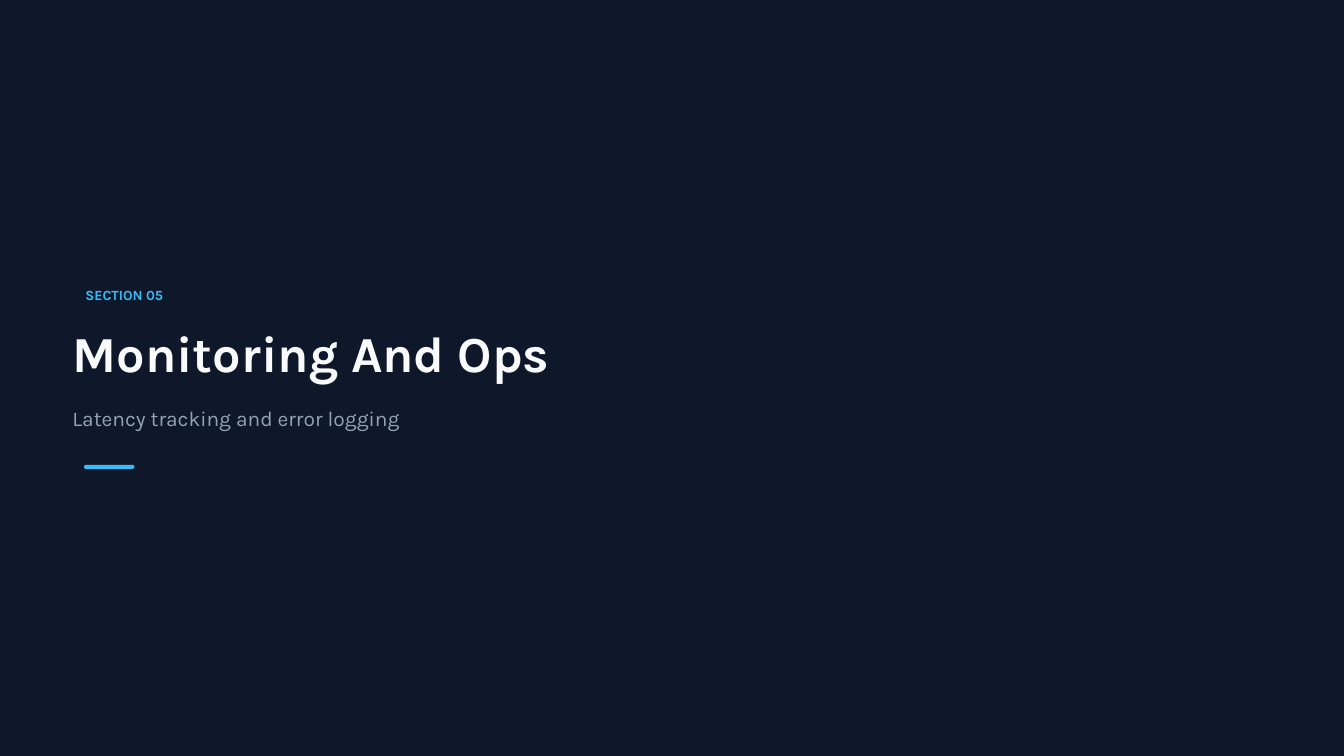
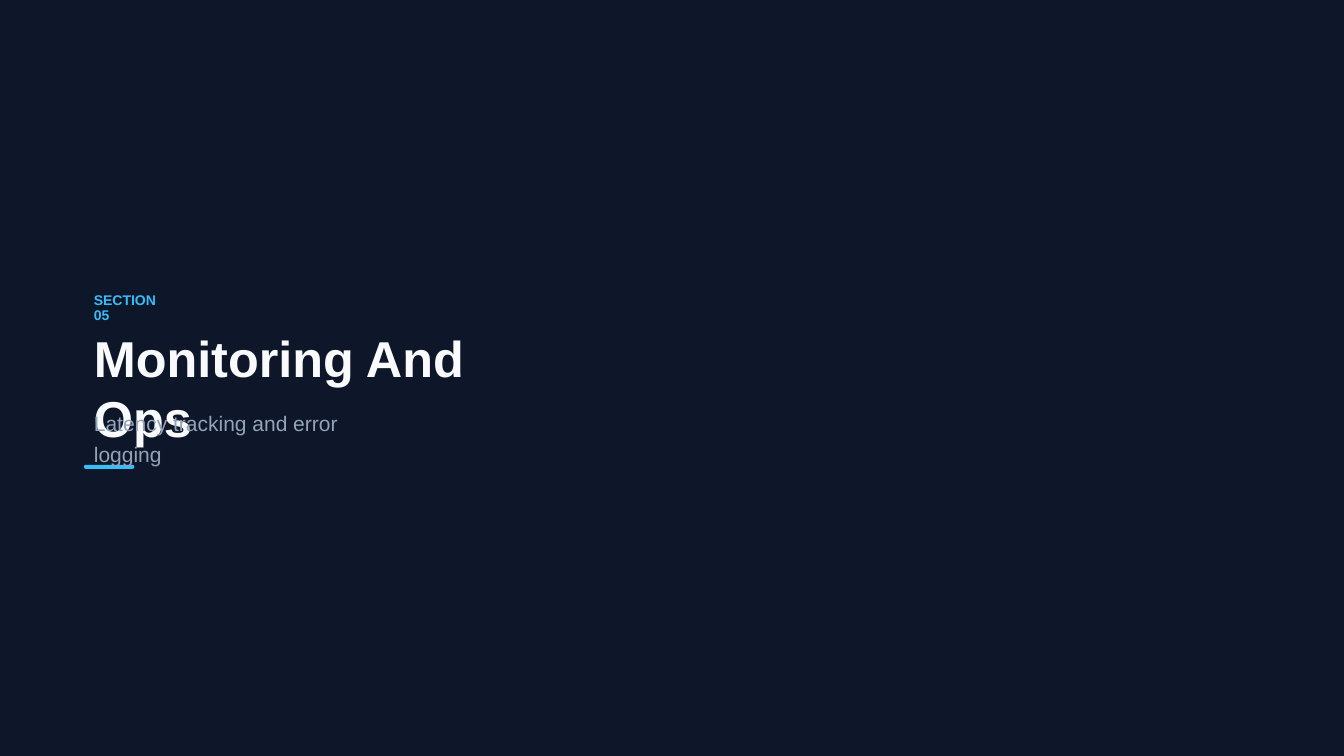
Before and after one commit to zalkimanohar/DataManagement, a slide deck: slide 15 of F1_Data_Management_Slides.ppt (slide 17 before the commit). Drawn at 1344x756 pixels with LibreOffice and Linux fonts; fonts in the diff are those of the drawing. Boxes give left, top, right and bottom in pixels: in the first picture for what was removed or moved away, otherwise in the second. Text is boxed around its words. In the diff, an @@ line names an element or a change of style, - is before the commit and + after.

```diff
--- a/F1_Data_Management_Slides.ppt
+++ b/F1_Data_Management_Slides.ppt
@@ background #0F172A to #0E1629 @@
@@ text "SECTION 05" at [94,295,156,320]: font Karla to Arial, text colour #38BDF8 to #37BDF8; line spacing 1 to 0.93 @@
@@ text "Monitoring And Ops" at [94,340,464,447]: font Karla to Arial @@
@@ text "Monitoring And Ops": place and size @@
-text "Monitoring And Ops" at [72,336,550,385]
+text "Monitoring And Ops" at [94,340,464,447]
@@ text "Latency tracking and error logging": place and size @@
-text "Latency tracking and error logging" at [72,411,400,431]
+text "Latency tracking and error logging" at [94,414,337,466]
@@ text "Latency tracking and error logging" at [94,414,337,466]: font Karla to Arial @@
@@ rounded rectangle removed at [84,464,134,468] @@
@@ freeform shape added at [84,464,134,468], fill #37BDF8 @@
```
Also in this commit, not shown: 15 other slides changed, 2 slides removed.
